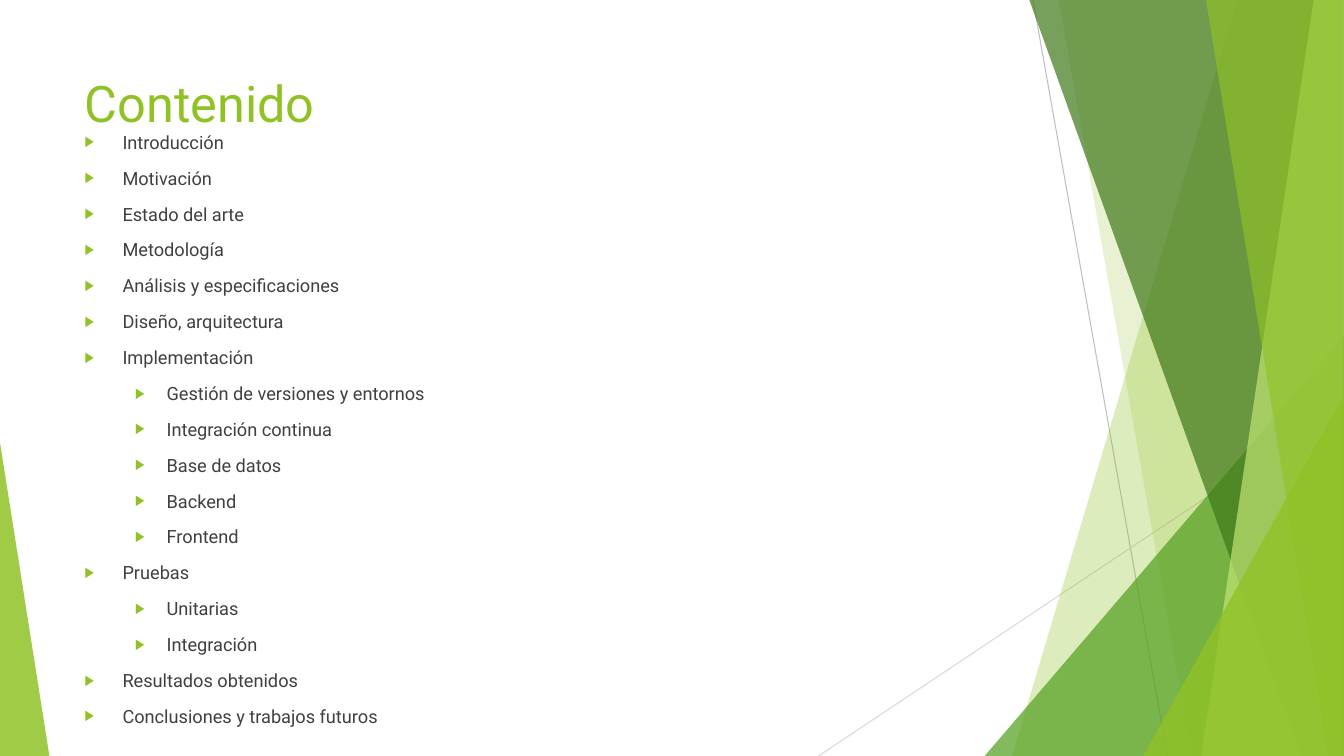
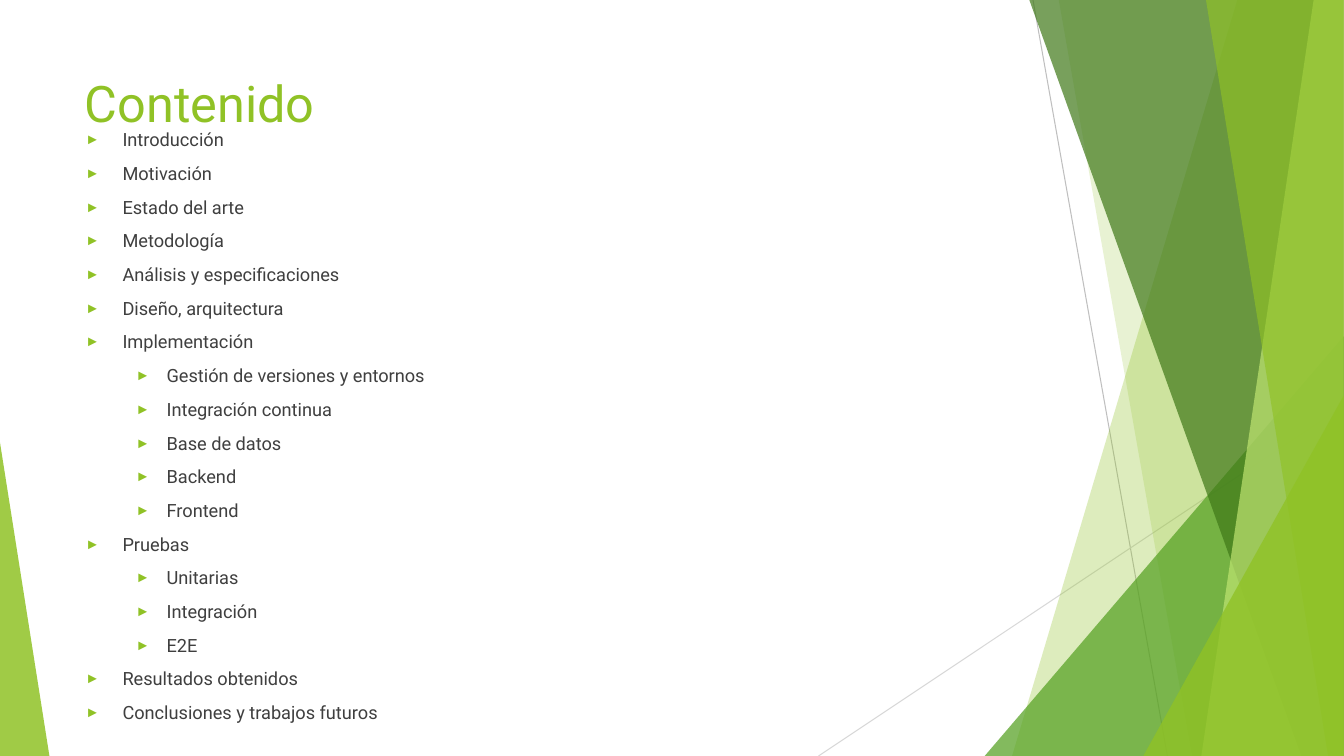
Before and after one commit to jojube95/piset, a slide deck: slide 2 of entregables/presentation/Análisis y desarrollo de una aplicación de gestión de tareas para grupos.pptx. Drawn at 1344x756 pixels with LibreOffice and Linux fonts; fonts in the diff are those of the drawing. Boxes give left, top, right and bottom in pixels: in the first picture for what was removed or moved away, otherwise in the second. Text is boxed around its words. In the diff, an @@ line names an element or a change of style, - is before the commit and + after.

```diff
--- a/entregables/presentation/Análisis y desarrollo de una aplicación de gestión de tareas para grupos.pptx
+++ b/entregables/presentation/Análisis y desarrollo de una aplicación de gestión de tareas para grupos.pptx
@@ title "Contenido" rewrapped from [85, 84, 315, 123] to [85, 84, 315, 134] @@
@@ text at [123, 132, 425, 723]: text colour #404040 to #3F3F3F; bullet ▶ to ►; line spacing 1 to 0.9; less space between paragraphs @@
@@ text at [167, 639, 198, 652]: paragraph added @@
+  ► E2E
```
Also in this commit, not shown: 18 other slides changed, 4 slides added, 3 slides removed.
